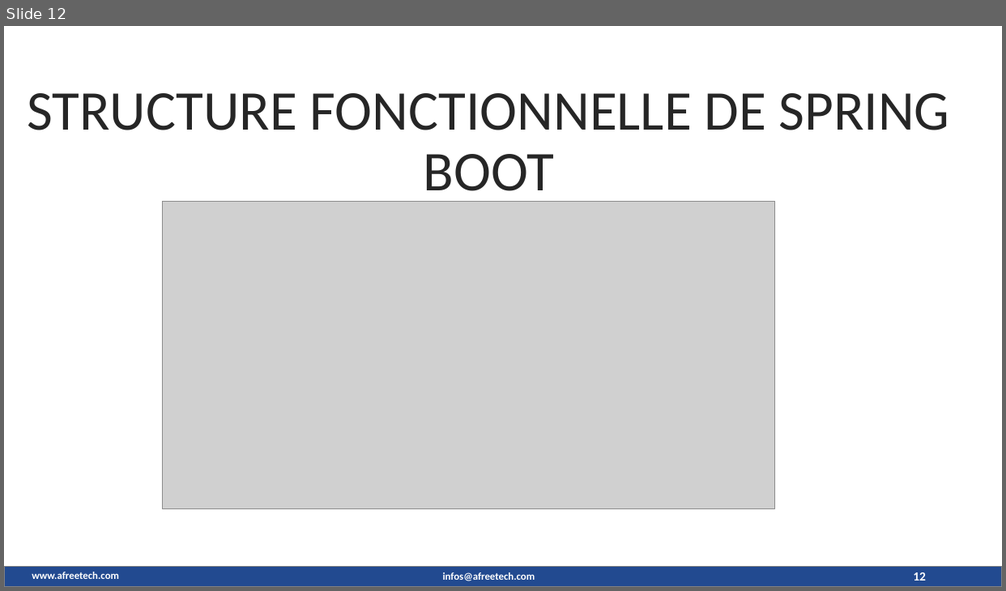
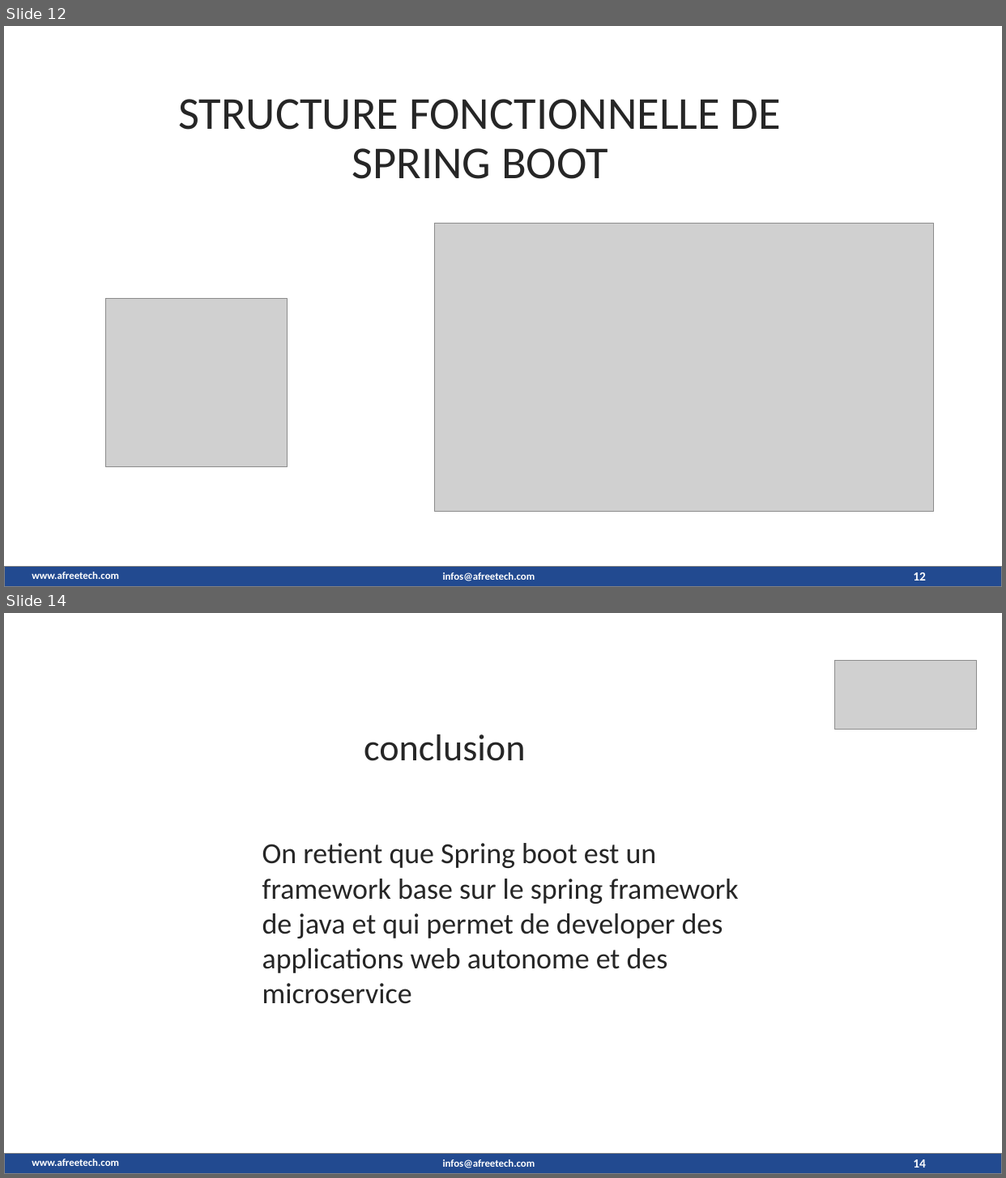
Before and after one commit to maximedorlin/maximedorlin, a slide deck: sprint boot.pptx. Shown one above the other, each under a label of ours: slide 12 before the commit, slides 12 and 14 after it; the slides between them are not shown. The pictures are 1006x591 and 1006x1178 pixels, drawn with LibreOffice and Linux fonts; fonts in the diff are those of the drawing; grey boxes stand for pictures; background and template pictures are left out. Boxes give left, top, right and bottom in pixels: in the first picture for what was removed or moved away, otherwise in the second. Text is boxed around its words. In the diff, an @@ line names an element or a change of style, - is before the commit and + after.

```diff
--- a/sprint boot.pptx
+++ b/sprint boot.pptx
@@ slide 14 added at (4, 613, 1002, 1174), background picture (left out); not listed: 3 template elements that a slide beside it also shows @@
@@ picture added at (835, 660, 978, 730) @@
@@ text added at (364, 735, 525, 761), 36 pt, text #262626 @@
+conclusion
@@ text added at (262, 843, 738, 1004), 28 pt, text #262626 @@
+On retient que Spring boot est un framework base sur le spring framework de java et qui permet de developer des applications web autonome et des microservice
@@ page number added at (913, 1160, 926, 1168), 12 pt, text #FFFFFF, bold @@
+14
@@ slide 12 changed as well @@
@@ text "STRUCTURE FONCTIONNELLE DE SPRING BOOT": place and size @@
-text "STRUCTURE FONCTIONNELLE DE SPRING BOOT" at (27, 93, 950, 205)
+text "STRUCTURE FONCTIONNELLE DE SPRING BOOT" at (178, 99, 781, 179)
@@ text "STRUCTURE FONCTIONNELLE DE SPRING BOOT" at (178, 99, 781, 179): size 54 to 44 pt @@
@@ picture removed at (162, 201, 775, 509) @@
@@ picture added at (434, 224, 934, 512) @@
@@ picture added at (106, 299, 287, 467) @@
```
Also in this commit, not shown: 9 other slides changed, 4 other slides added, 4 slides removed.
